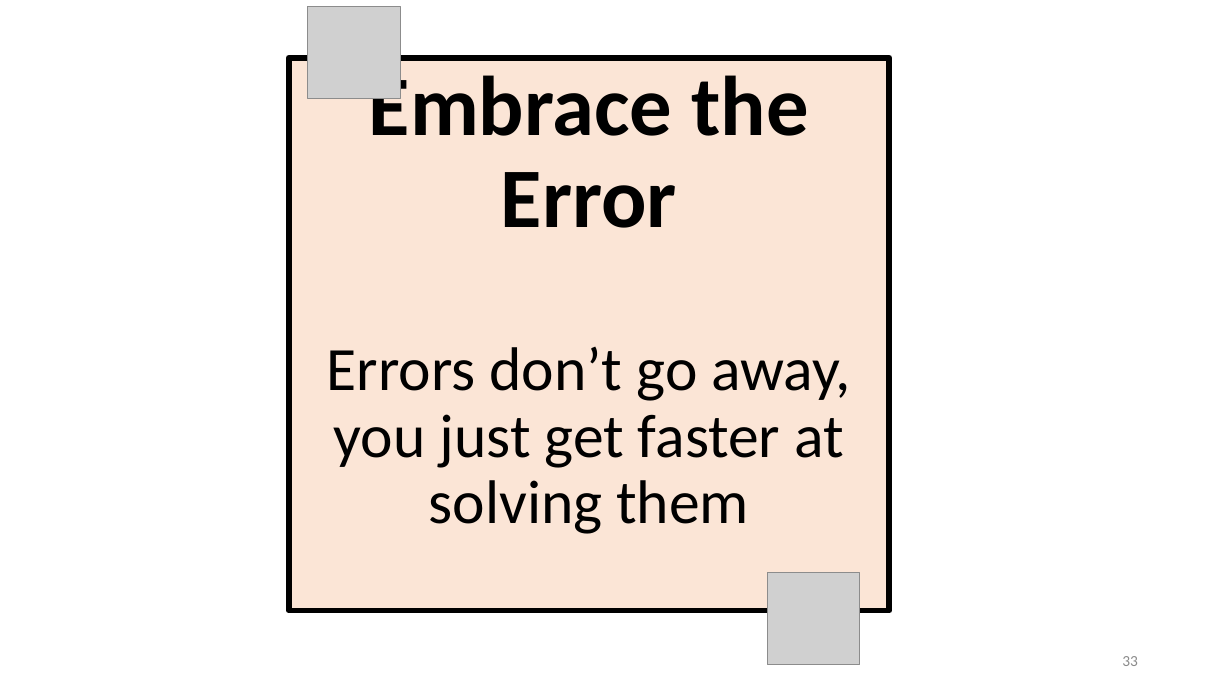
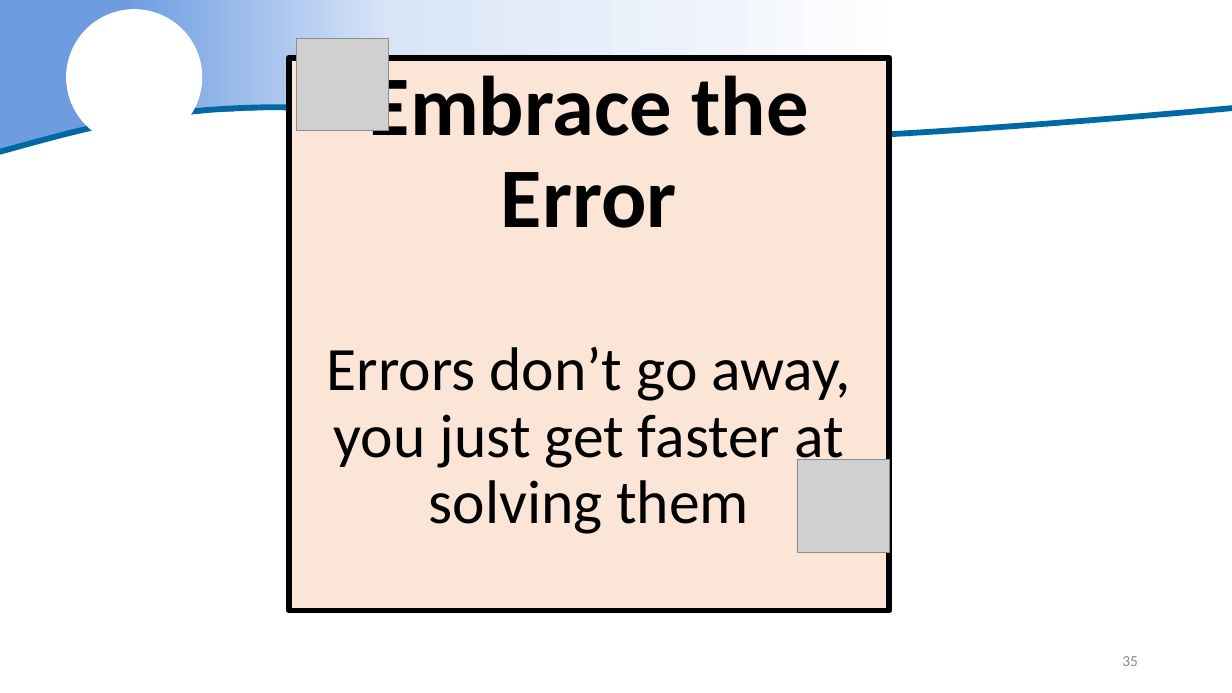
Before and after one commit to justinpriest/ADFG_R_Intro_Workshop, a slide deck: slide 35 of presentations/5 – Reading Real Data.pptx (slide 33 before the commit). Drawn at 1232x693 pixels with LibreOffice and Linux fonts; fonts in the diff are those of the drawing; grey boxes stand for pictures; background and template pictures are left out. Boxes give left, top, right and bottom in pixels: in the first picture for what was removed or moved away, otherwise in the second. Text is boxed around its words. In the diff, an @@ line names an element or a change of style, - is before the commit and + after.

```diff
--- a/presentations/5 – Reading Real Data.pptx
+++ b/presentations/5 – Reading Real Data.pptx
@@ freeform shape added at [0,0,1232,152], fill gradient #6D9CE1 to #D9E5F7 to #FFFFFF @@
@@ ellipse added at [67,9,202,145], fill #FFFFFF @@
@@ picture: place and size @@
-picture at [308,6,400,99]
+picture at [297,38,389,130]
@@ freeform shape added at [0,107,1232,152], outline #DAE3F3 4.5 pt @@
@@ picture: place and size @@
-picture at [768,572,860,665]
+picture at [797,459,889,552]
@@ page number at [1122,656,1138,666]: text changed @@
-33
+35
```
Also in this commit, not shown: 34 other slides changed, 2 slides added, 2 other files.
